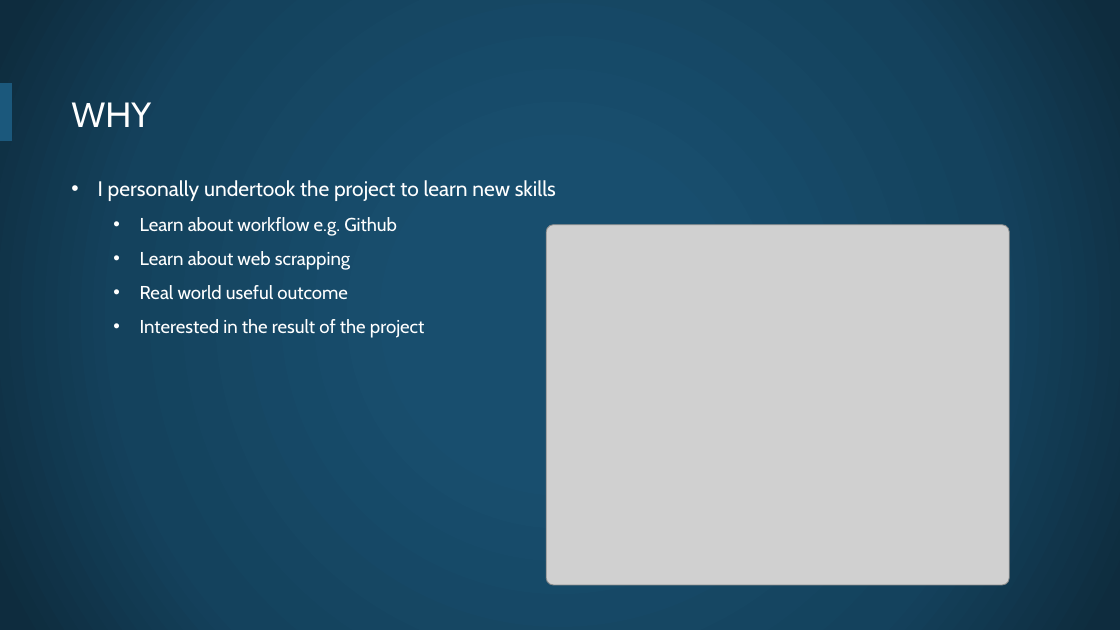
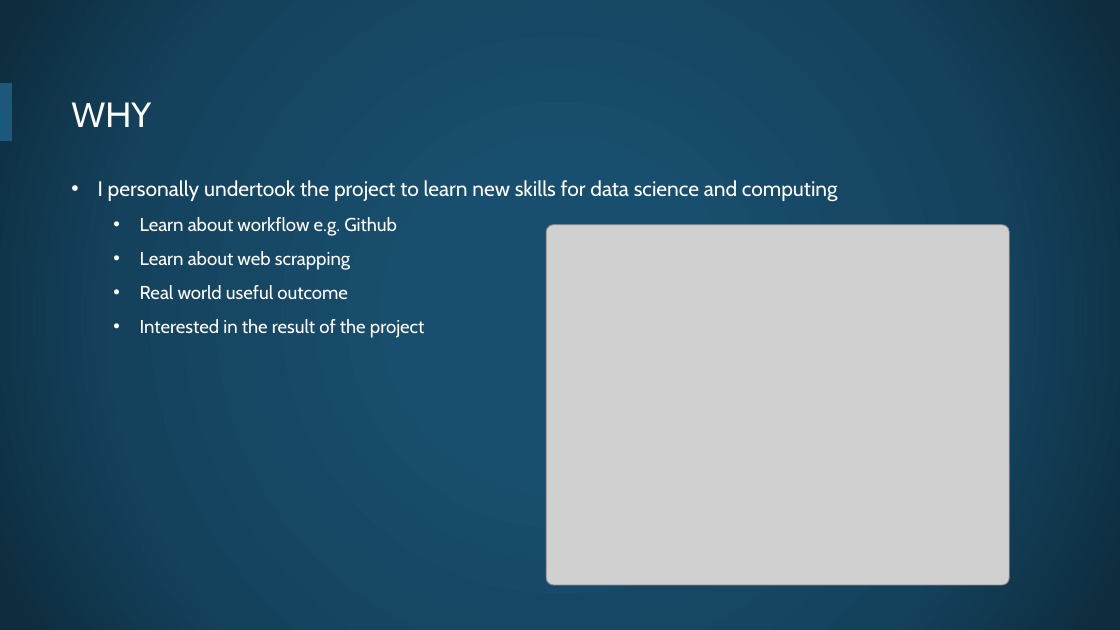
Before and after one commit to openheritage/open-plaques-diversity, a slide deck: slide 3 of The diversity of plaques in London.pptx. Drawn at 1120x630 pixels with LibreOffice and Linux fonts; fonts in the diff are those of the drawing; grey boxes stand for pictures; background and template pictures are left out. Boxes give left, top, right and bottom in pixels: in the first picture for what was removed or moved away, otherwise in the second. Text is boxed around its words. In the diff, an @@ line names an element or a change of style, - is before the commit and + after.

```diff
--- a/The diversity of plaques in London.pptx
+++ b/The diversity of plaques in London.pptx
@@ text at bbox=[98, 180, 838, 202]: text changed @@
-• I personally undertook the project to learn new skills
+• I personally undertook the project to learn new skills for data science and computing
```
Also in this commit, not shown: 6 other slides changed, 1 slide added.
